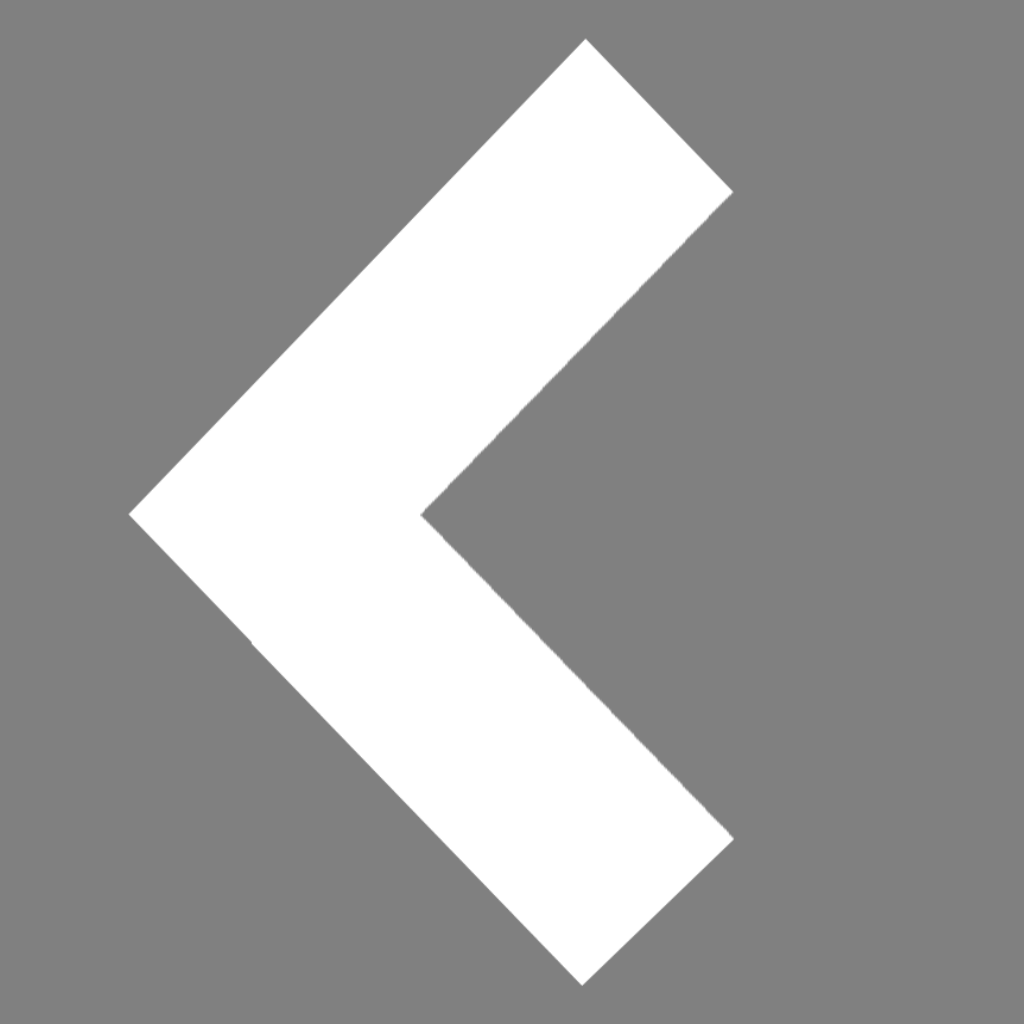
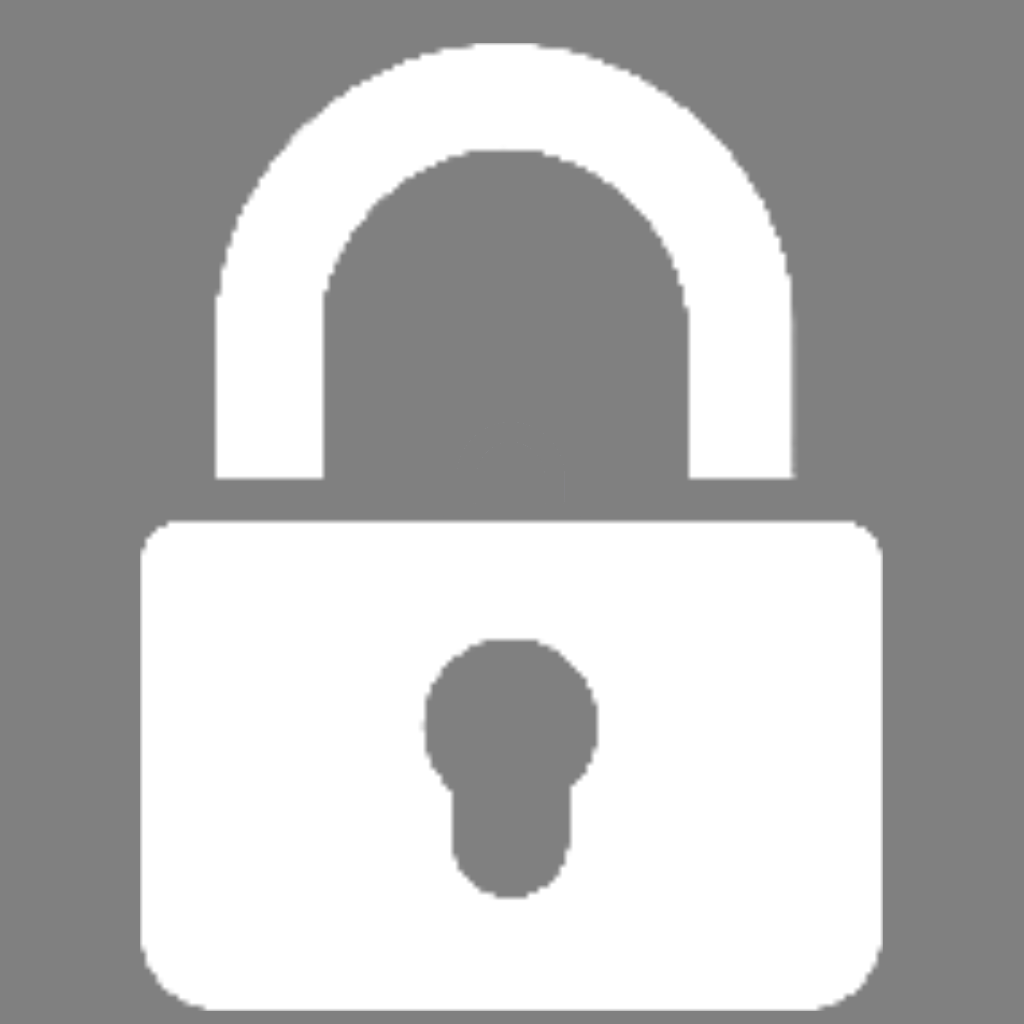
The second 1024×1024 image is a revision of the first. Changes to its layers:
added layer "Lock" above "Back" over [140,43,883,1011]
hid "Back" over [128,38,735,987]
